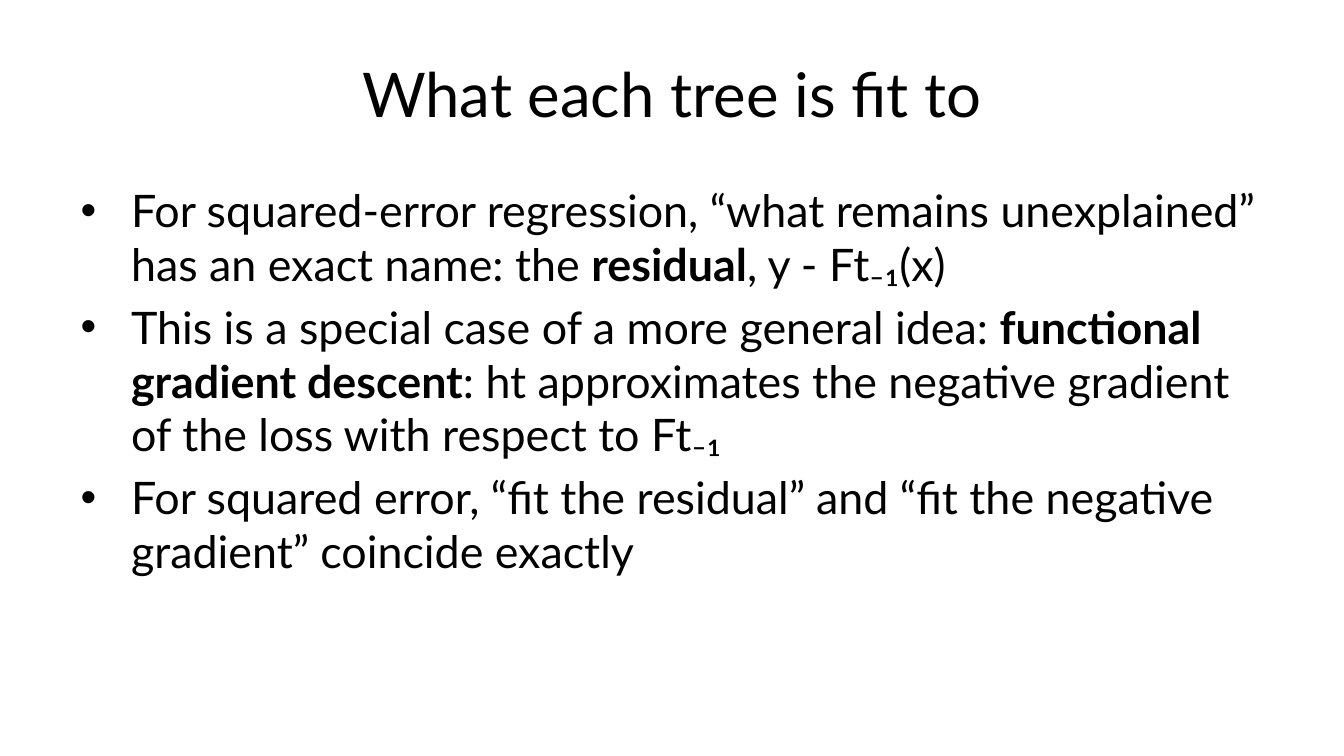
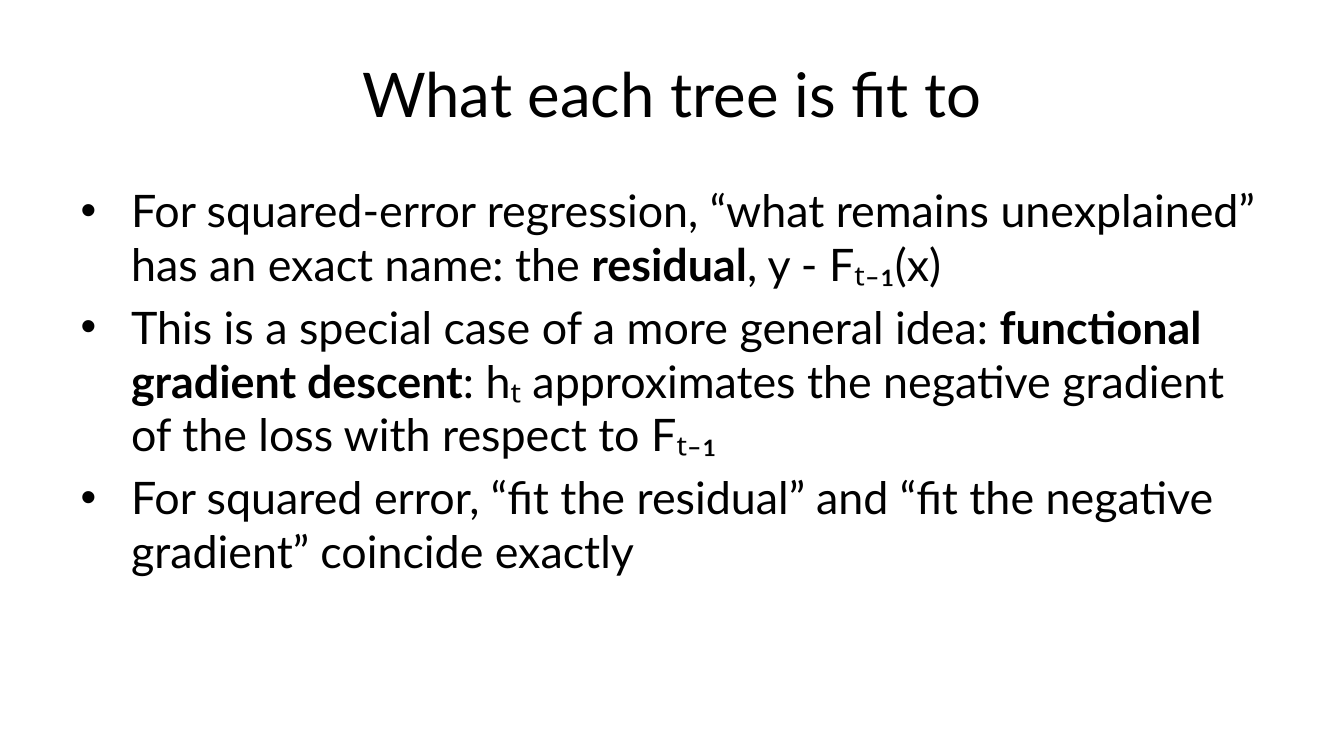
Before and after one commit to fabioantonini/technologies-for-artificial-intelligence, a slide deck: slide 37 of Lessons/07_trees_and_ensembles/Slides/trees_and_ensembles_slides.pptx. Drawn at 1344x756 pixels with LibreOffice and Linux fonts; fonts in the diff are those of the drawing; background and template pictures are left out. Boxes give left, top, right and bottom in pixels: in the first picture for what was removed or moved away, otherwise in the second. Text is boxed around its words. In the diff, an @@ line names an element or a change of style, - is before the commit and + after.

```diff
--- a/Lessons/07_trees_and_ensembles/Slides/trees_and_ensembles_slides.pptx
+++ b/Lessons/07_trees_and_ensembles/Slides/trees_and_ensembles_slides.pptx
@@ text at [131,193,1255,459]: text changed @@
-• For squared-error regression, “what remains unexplained” has an exact name: the residual, y - Ft₋₁(x)
-• This is a special case of a more general idea: functional gradient descent: ht approximates the negative gradient of the loss with respect to Ft₋₁
+• For squared-error regression, “what remains unexplained” has an exact name: the residual, y - Fₜ₋₁(x)
+• This is a special case of a more general idea: functional gradient descent: hₜ approximates the negative gradient of the loss with respect to Fₜ₋₁
```
Also in this commit, not shown: 8 other files.
